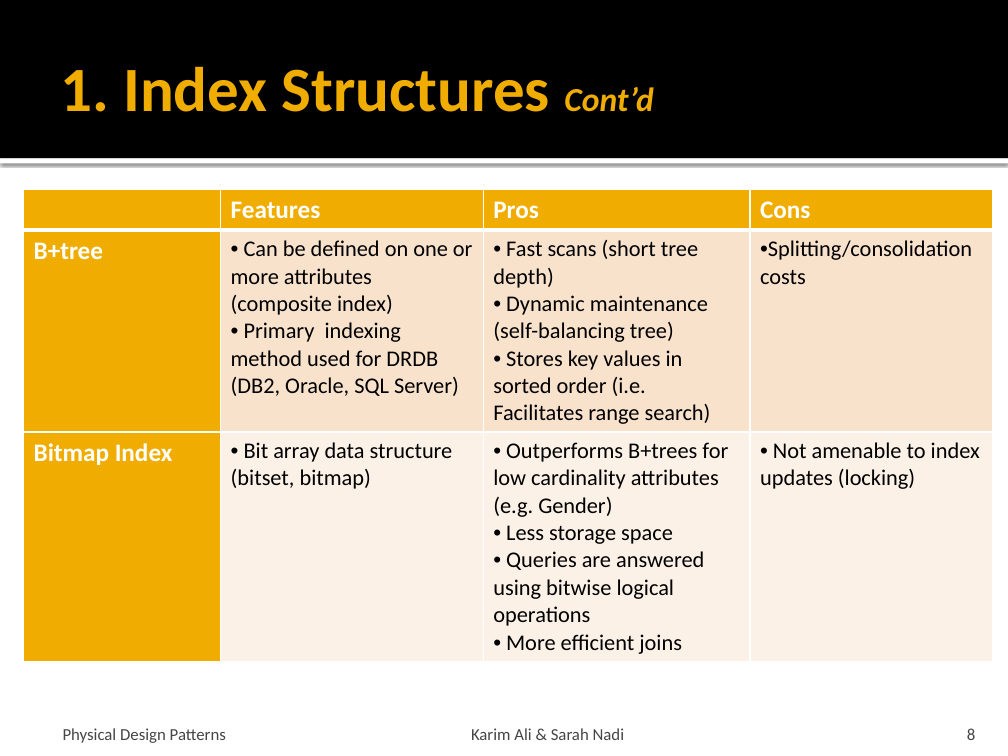
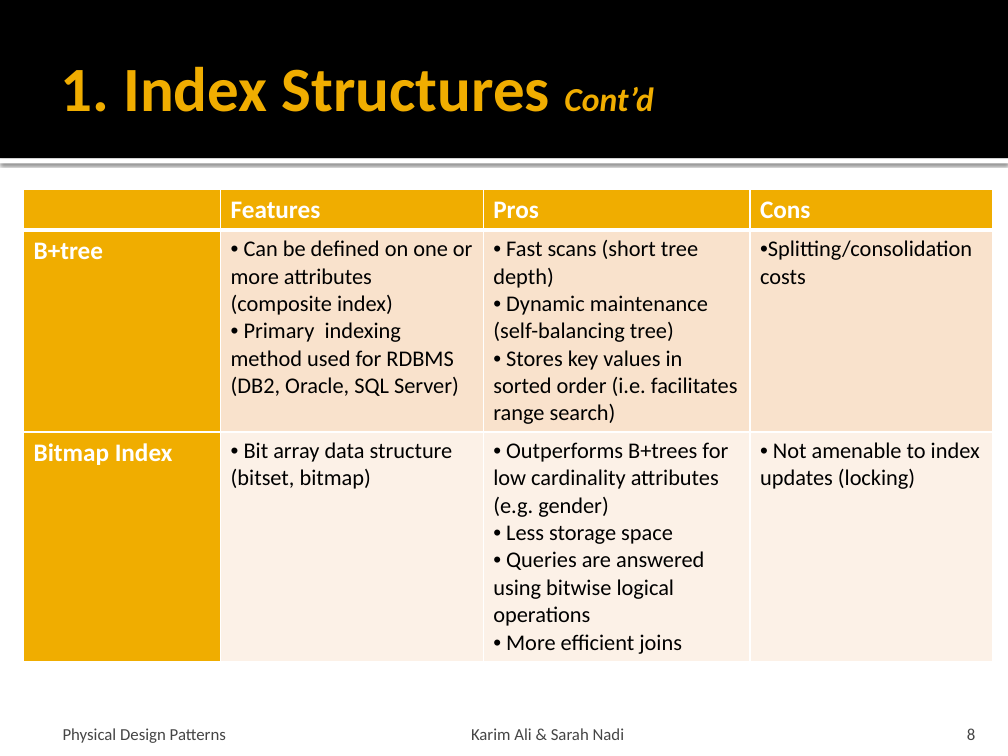
Before and after one commit to snadi/cs848-db, a slide deck: slide 8 of cs848-db/PhysDesignPres.pptx. Drawn at 1008x756 pixels with LibreOffice and Linux fonts; fonts in the diff are those of the drawing. Boxes give left, top, right and bottom in pixels: in the first picture for what was removed or moved away, otherwise in the second. Text is boxed around its words. In the diff, an @@ line names an element or a change of style, - is before the commit and + after.

```diff
--- a/cs848-db/PhysDesignPres.pptx
+++ b/cs848-db/PhysDesignPres.pptx
@@ table at (x1=23, y1=190, x2=992, y2=658) @@
-row 2, column 2: Can be defined on one or more attributes (composite index) / Primary indexing method used for DRDB (DB2, Oracle, SQL Server)
+row 2, column 2: Can be defined on one or more attributes (composite index) / Primary indexing method used for RDBMS (DB2, Oracle, SQL Server)
-row 2, column 3: Fast scans (short tree depth) / Dynamic maintenance (self-balancing tree) / Stores key values in sorted order (i.e. Facilitates range search)
+row 2, column 3: Fast scans (short tree depth) / Dynamic maintenance (self-balancing tree) / Stores key values in sorted order (i.e. facilitates range search)
-row 3, column 3: Outperforms B+trees for low cardinality attributes (e.g. Gender) / Less storage space / Queries are answered using bitwise logical operations / More efficient joins
+row 3, column 3: Outperforms B+trees for low cardinality attributes (e.g. gender) / Less storage space / Queries are answered using bitwise logical operations / More efficient joins
```
Also in this commit, not shown: 11 other slides changed, 4 slides removed.
